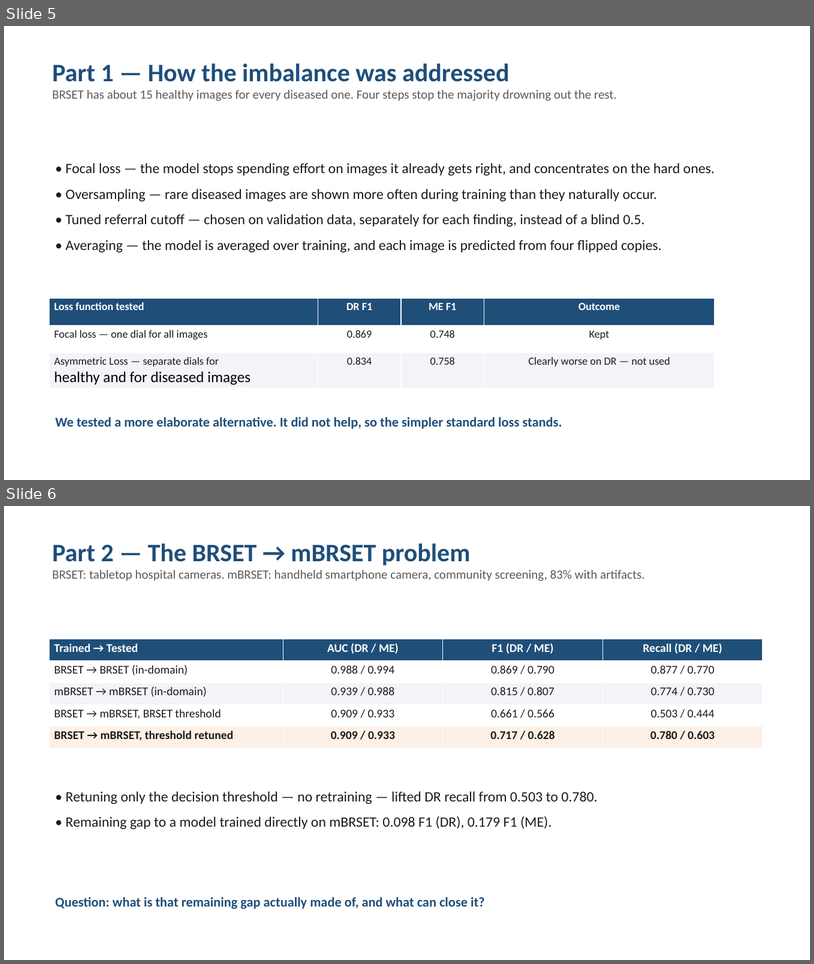
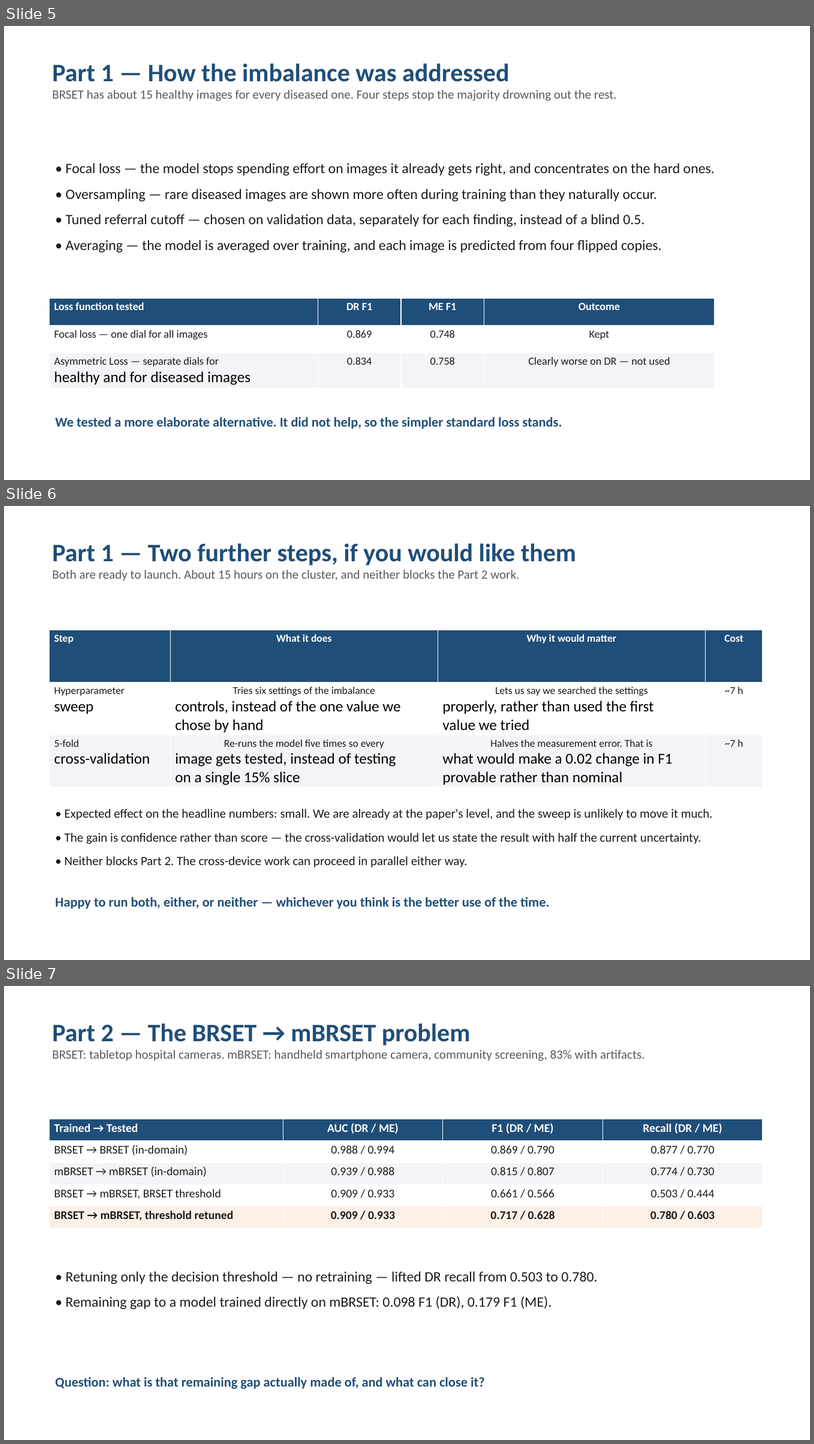
Before and after one commit to Sahith59/brset-convnextv2, a slide deck: presentation/BRSET_ConvNeXtV2_Progress.pptx. Shown one above the other, each under a label of ours: slides 5 and 6 before the commit, slides 5, 6 and 7 after it. The pictures are 814x964 and 814x1444 pixels, drawn with LibreOffice and Linux fonts; fonts in the diff are those of the drawing. Boxes give left, top, right and bottom in pixels: in the first picture for what was removed or moved away, otherwise in the second. Text is boxed around its words. In the diff, an @@ line names an element or a change of style, - is before the commit and + after.

```diff
--- a/presentation/BRSET_ConvNeXtV2_Progress.pptx
+++ b/presentation/BRSET_ConvNeXtV2_Progress.pptx
@@ slide 6 added at [4, 506, 810, 960], background #FFFFFF @@
@@ text added at [52, 543, 576, 581], 15 pt, text #5A5A5A @@
+Part 1 — Two further steps, if you would like them
+Both are ready to launch. About 15 hours on the cluster, and neither blocks the Part 2 work.
@@ table added at [50, 630, 762, 787], 3 rows, 4 columns @@
+Step | What it does | Why it would matter | Cost
+Hyperparameter / sweep | Tries six settings of the imbalance / controls, instead of the one value we / chose by hand | Lets us say we searched the settings / properly, rather than used the first / value we tried | ~7 h
+5-fold / cross-validation | Re-runs the model five times so every / image gets tested, instead of testing / on a single 15% slice | Halves the measurement error. That is / what would make a 0.02 change in F1 / provable rather than nominal | ~7 h
@@ text added at [65, 808, 713, 867], 15 pt, text #1A1A1A @@
+• Expected effect on the headline numbers: small. We are already at the paper's level, and the sweep is unlikely to move it much.
+• The gain is confidence rather than score — the cross-validation would let us state the result with half the current uncertainty.
+• Neither blocks Part 2. The cross-device work can proceed in parallel either way.
@@ text added at [55, 897, 549, 909], 16 pt, text #1F4E79, bold @@
+Happy to run both, either, or neither — whichever you think is the better use of the time.
@@ what was slide 6 is now slide 7 @@
```
Also in this commit, not shown: 1 slide removed, 1 other file.
